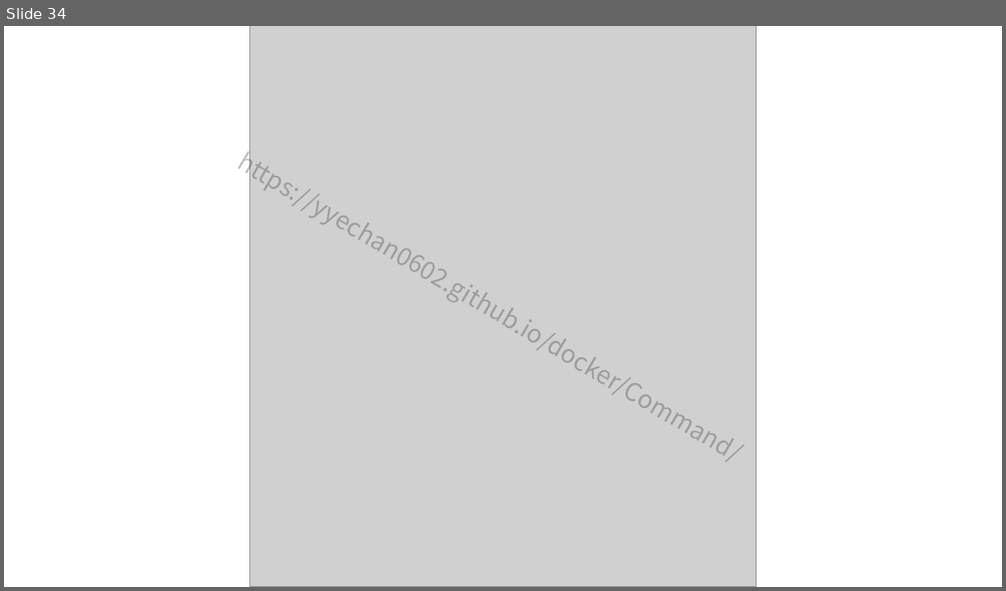
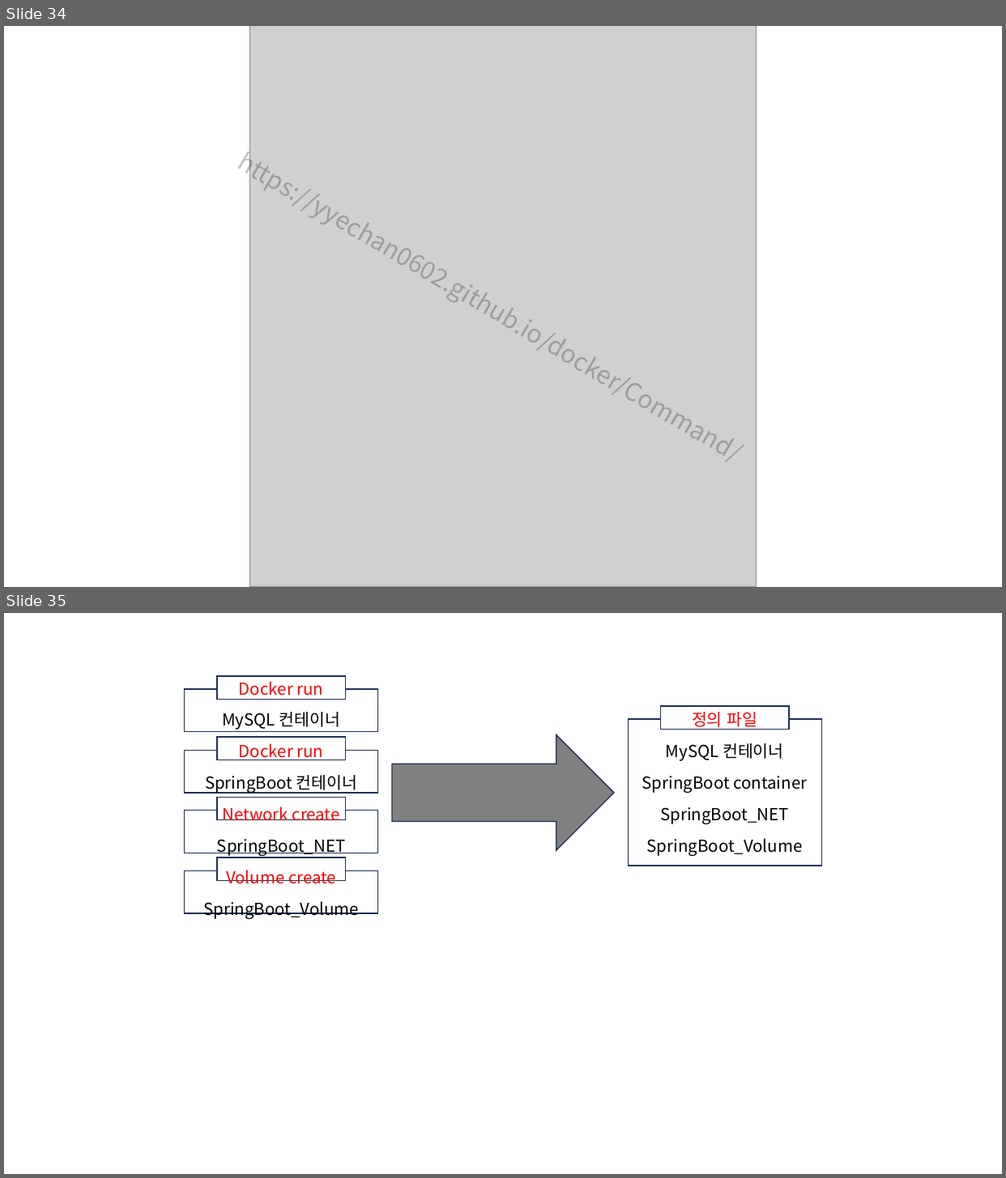
Before and after one commit to yyechan0602/yyechan0602.github.io, a slide deck: 블로그 그림.pptx. Shown one above the other, each under a label of ours: slide 34 before the commit, slides 34 and 35 after it. The pictures are 1006x591 and 1006x1178 pixels, drawn with LibreOffice and Linux fonts; fonts in the diff are those of the drawing; grey boxes stand for pictures. Boxes give left, top, right and bottom in pixels: in the first picture for what was removed or moved away, otherwise in the second. Text is boxed around its words. In the diff, an @@ line names an element or a change of style, - is before the commit and + after.

```diff
--- a/블로그 그림.pptx
+++ b/블로그 그림.pptx
@@ slide 35 added at (x1=4, y1=613, x2=1002, y2=1174), background #FFFFFF @@
@@ table added at (x1=170, y1=672, x2=835, y2=922), 8 rows, 3 columns @@
+Docker run |  | 
+MySQL 컨테이너 |  | 정의 파일
+Docker run |  | MySQL 컨테이너
+SpringBoot 컨테이너 |  | SpringBoot container
+Network create |  | SpringBoot_NET
+SpringBoot_NET |  | SpringBoot_Volume
+Volume create |  | 
+SpringBoot_Volume |  | 
@@ rectangle added at (x1=217, y1=676, x2=345, y2=699), fill #FFFFFF, outline #1E3256 1 pt @@
@@ rectangle added at (x1=185, y1=689, x2=378, y2=732), outline #1E3256 1 pt @@
@@ rectangle added at (x1=661, y1=706, x2=789, y2=729), fill #FFFFFF, outline #1E3256 1 pt @@
@@ rectangle added at (x1=629, y1=719, x2=822, y2=866), outline #1E3256 1 pt @@
@@ rectangle added at (x1=185, y1=750, x2=378, y2=793), outline #1E3256 1 pt @@
@@ rectangle added at (x1=217, y1=737, x2=345, y2=760), fill #FFFFFF, outline #1E3256 1 pt @@
@@ right arrow added at (x1=392, y1=735, x2=614, y2=851), fill #808080, outline #1E3256 1 pt @@
@@ rectangle added at (x1=217, y1=797, x2=345, y2=820), fill #FFFFFF, outline #1E3256 1 pt @@
@@ rectangle added at (x1=185, y1=811, x2=378, y2=854), outline #1E3256 1 pt @@
@@ rectangle added at (x1=185, y1=871, x2=378, y2=914), outline #1E3256 1 pt @@
@@ rectangle added at (x1=217, y1=858, x2=345, y2=881), fill #FFFFFF, outline #1E3256 1 pt @@
```
Also in this commit, not shown: 1 slide removed, 4 other files.
